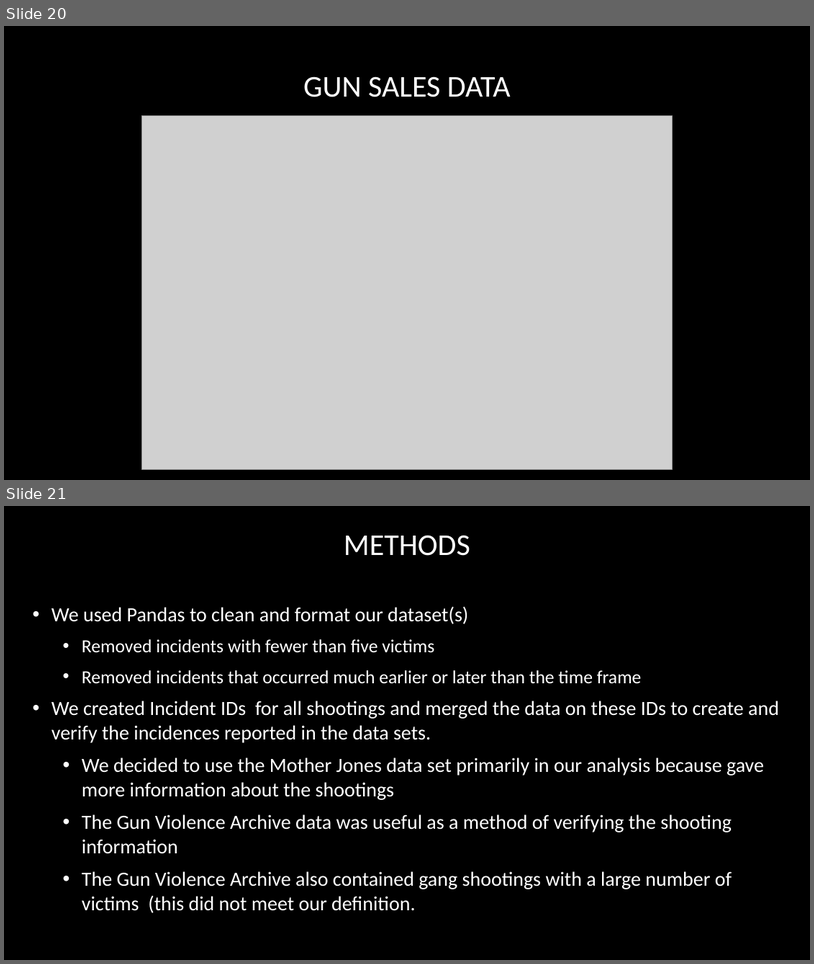
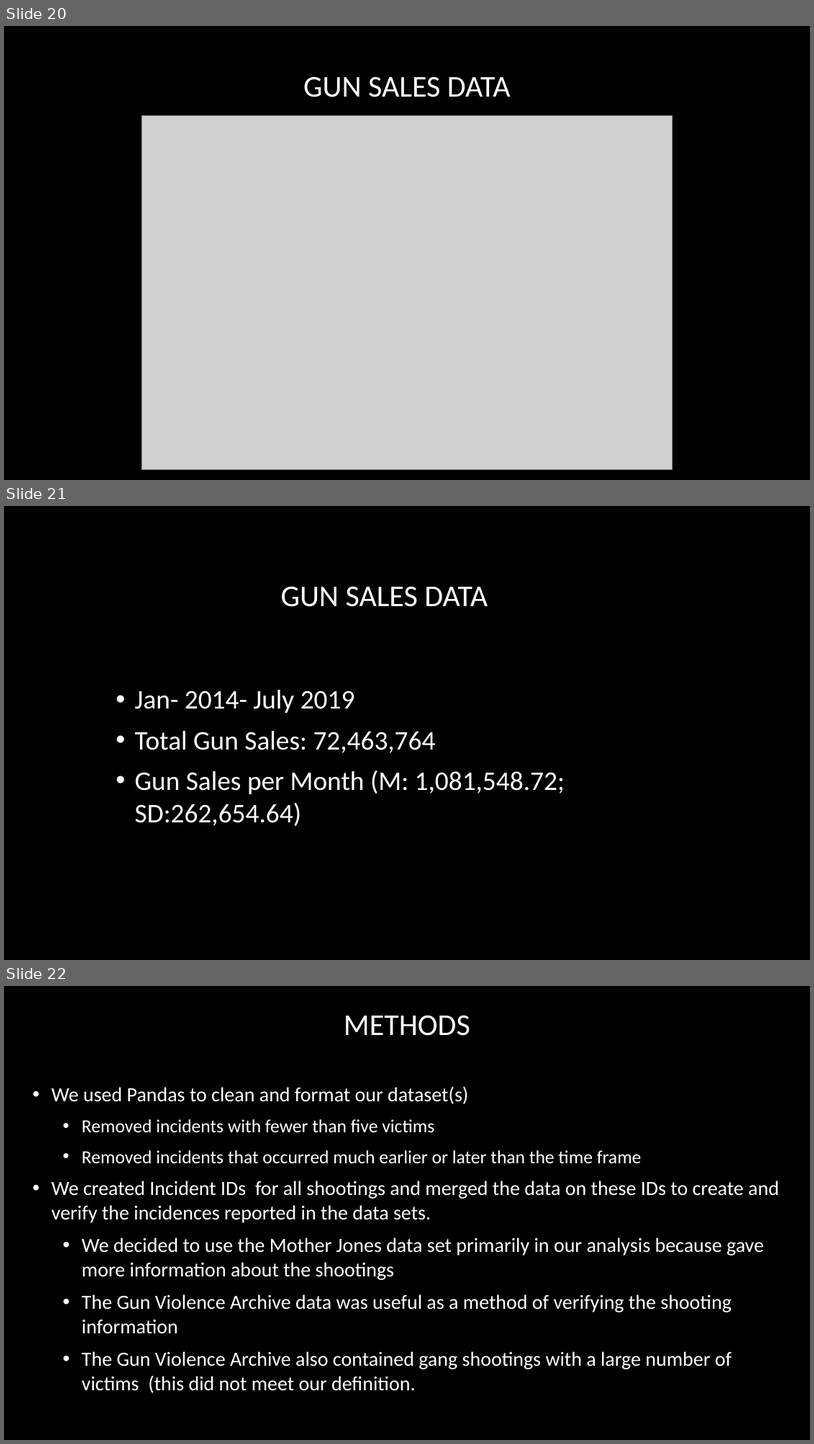
Before and after one commit to tmartinez52/Driving-Gun-Sales, a slide deck: Data Merged/Mass Shooting and Gun purchases in U.S.A .pptx. Shown one above the other, each under a label of ours: slides 20 and 21 before the commit, slides 20, 21 and 22 after it. The pictures are 814x964 and 814x1444 pixels, drawn with LibreOffice and Linux fonts; fonts in the diff are those of the drawing; grey boxes stand for pictures; background and template pictures are left out. Boxes give left, top, right and bottom in pixels: in the first picture for what was removed or moved away, otherwise in the second. Text is boxed around its words. In the diff, an @@ line names an element or a change of style, - is before the commit and + after.

```diff
--- a/Data Merged/Mass Shooting and Gun purchases in U.S.A .pptx
+++ b/Data Merged/Mass Shooting and Gun purchases in U.S.A .pptx
@@ slide 21 added at (4,506,810,960), background picture (left out) @@
@@ title added at (281,586,488,607), 36 pt, text #FFFFFF @@
+GUN SALES DATA
@@ text added at (135,690,565,826), 32 pt, text #FFFFFF @@
+    • Jan- 2014- July 2019
+    • Total Gun Sales: 72,463,764
+    • Gun Sales per Month (M: 1,081,548.72; SD:262,654.64)
@@ what was slide 21 is now slide 22 @@
```
Also in this commit, not shown: 8 slides changed, 3 other slides added, 1 other file.
